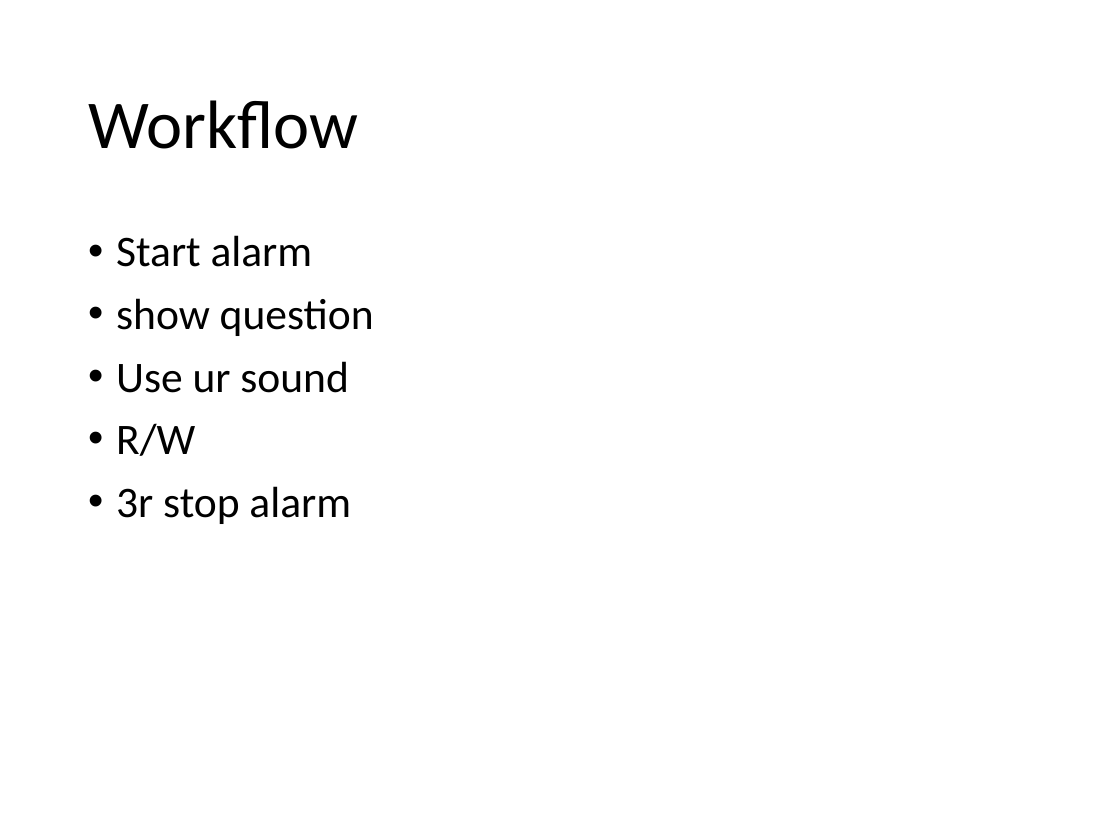
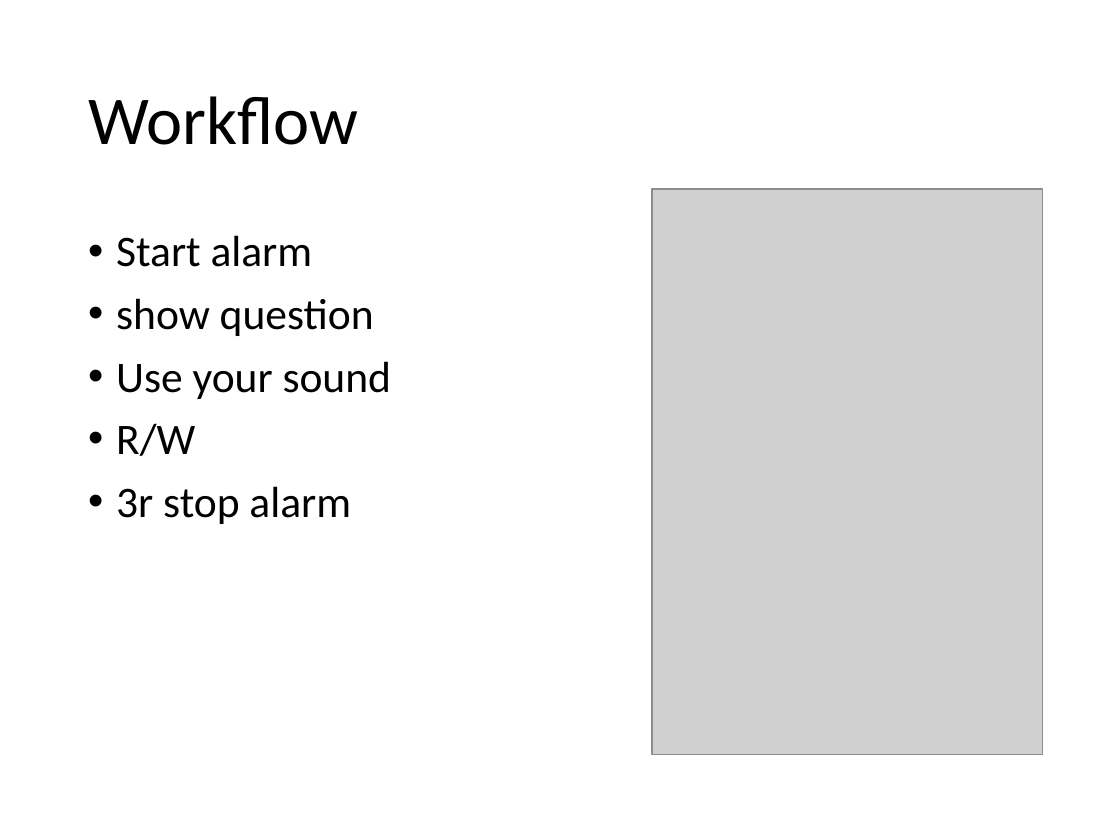
Before and after one commit to sun47451685/cim540, a slide deck: slide 4 of Final.pptx. Drawn at 1120x840 pixels with LibreOffice and Linux fonts; fonts in the diff are those of the drawing; grey boxes stand for pictures. Boxes give left, top, right and bottom in pixels: in the first picture for what was removed or moved away, otherwise in the second. Text is boxed around its words. In the diff, an @@ line names an element or a change of style, - is before the commit and + after.

```diff
--- a/Final.pptx
+++ b/Final.pptx
@@ title "Workflow": place and size @@
-title "Workflow" at [88,100,358,149]
+title "Workflow" at [88,96,358,145]
@@ picture added at [652,189,1043,755] @@
@@ text at [116,361,391,399]: text changed @@
-• Use ur sound
+• Use your sound
```
Also in this commit, not shown: 2 other slides changed, 36 other files.
